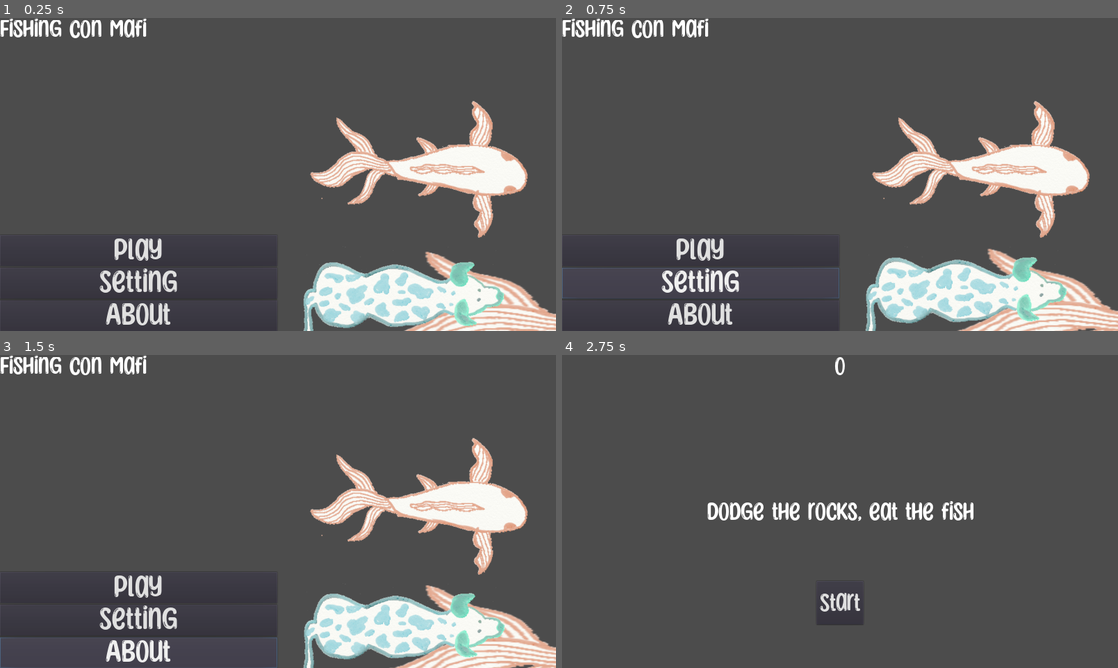
Above: before the commit, frames 1-4 (two rows, left to right).
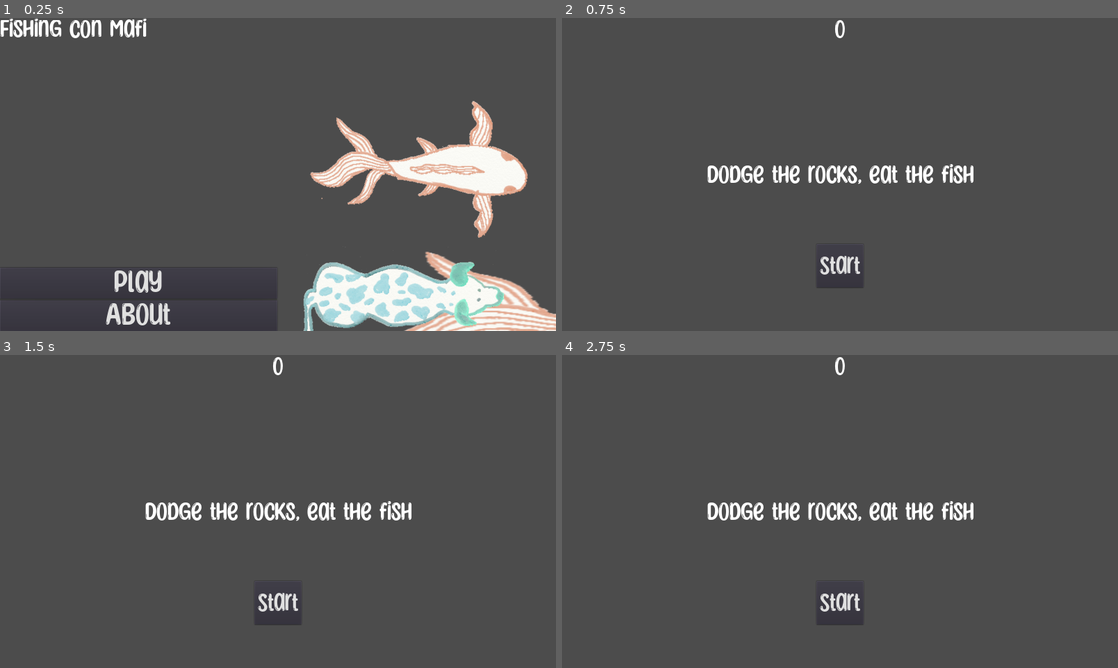
Above: after the commit, the same moments.

Repository: emmdie/dogGame
Game: Godot game, scene res://MainMenu.tscn
The game is run twice, just before and just after one commit, with the same random seed, the same clock (stepped at 60 frames per second) and the same inputs.
Inputs (mouse positions are in pixels of both pictures, inside the frame that each line leads up to):
- Up to frame 1 (0.25 s): no input
- Up to frame 2 (0.75 s): click (701, 284) at 0.5 s, where only the run before the commit has a clickable "Setting"
- Up to frame 3 (1.5 s): click (139, 652) at 1.25 s, where only the run before the commit has a clickable "About"
- Up to frame 4 (2.75 s): click (701, 586) at 2 s, where only the run before the commit has a clickable "Play"

The runs differ from the first frame. In frame 1, 1.1% of the frame differs, in the area x 2-48%, y 70-88%; in frame 2, 18%, in the area x 0-100%, y 0-100%; in frame 3, 18%; in frame 4, nothing differs.

Commit message:
removed settings button

Diff:
--- a/MainMenu.tscn
+++ b/MainMenu.tscn
@@ -30,7 +30,7 @@
 
 [node name="RichTextLabel" type="RichTextLabel" parent="HBoxContainer/VBoxContainer2"]
 margin_right = 638.0
-margin_bottom = 495.0
+margin_bottom = 570.0
 size_flags_horizontal = 3
 size_flags_vertical = 3
 custom_fonts/normal_font = SubResource( 3 )
@@ -38,7 +38,7 @@
 "
 
 [node name="VBoxContainer" type="VBoxContainer" parent="HBoxContainer/VBoxContainer2"]
-margin_top = 499.0
+margin_top = 574.0
 margin_right = 638.0
 margin_bottom = 720.0
 size_flags_horizontal = 3
@@ -49,17 +49,10 @@
 custom_fonts/font = SubResource( 2 )
 text = "Play"
 
-[node name="SettingsButton" type="Button" parent="HBoxContainer/VBoxContainer2/VBoxContainer"]
+[node name="AboutButton" type="Button" parent="HBoxContainer/VBoxContainer2/VBoxContainer"]
 margin_top = 75.0
 margin_right = 638.0
 margin_bottom = 146.0
-custom_fonts/font = SubResource( 2 )
-text = "Setting"
-
-[node name="AboutButton" type="Button" parent="HBoxContainer/VBoxContainer2/VBoxContainer"]
-margin_top = 150.0
-margin_right = 638.0
-margin_bottom = 221.0
 custom_fonts/font = SubResource( 2 )
 text = "About"
 
